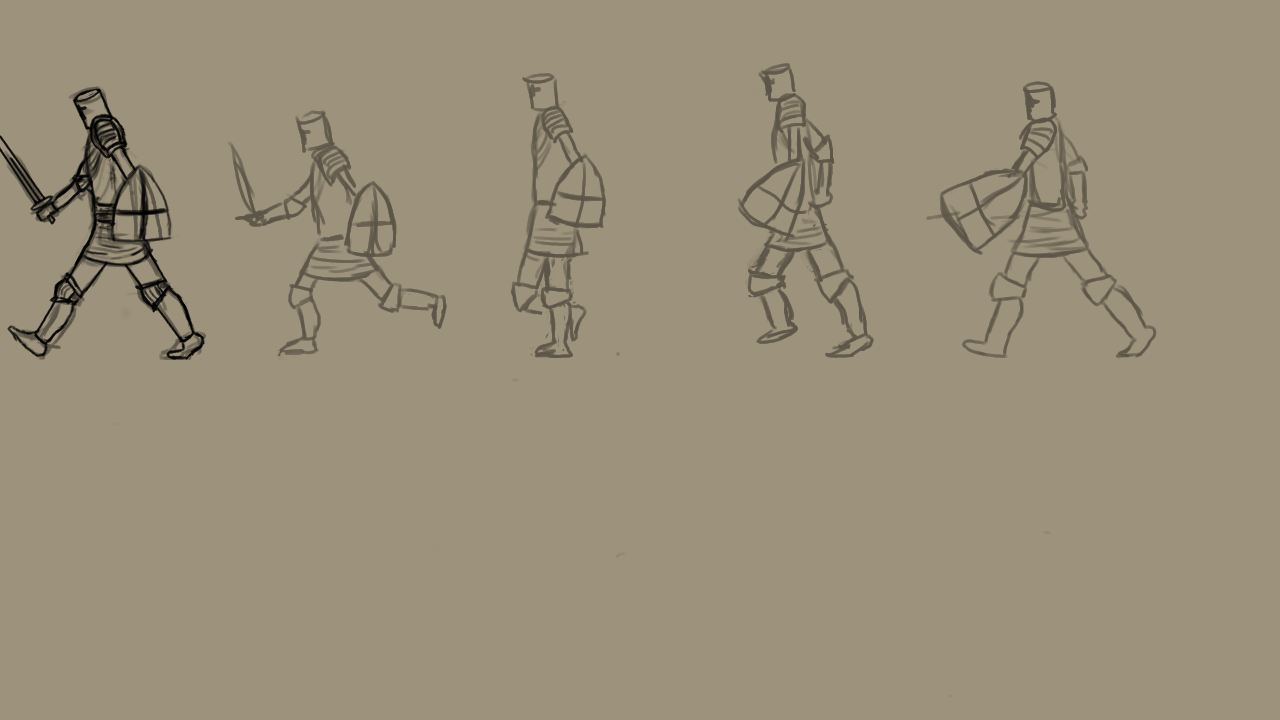
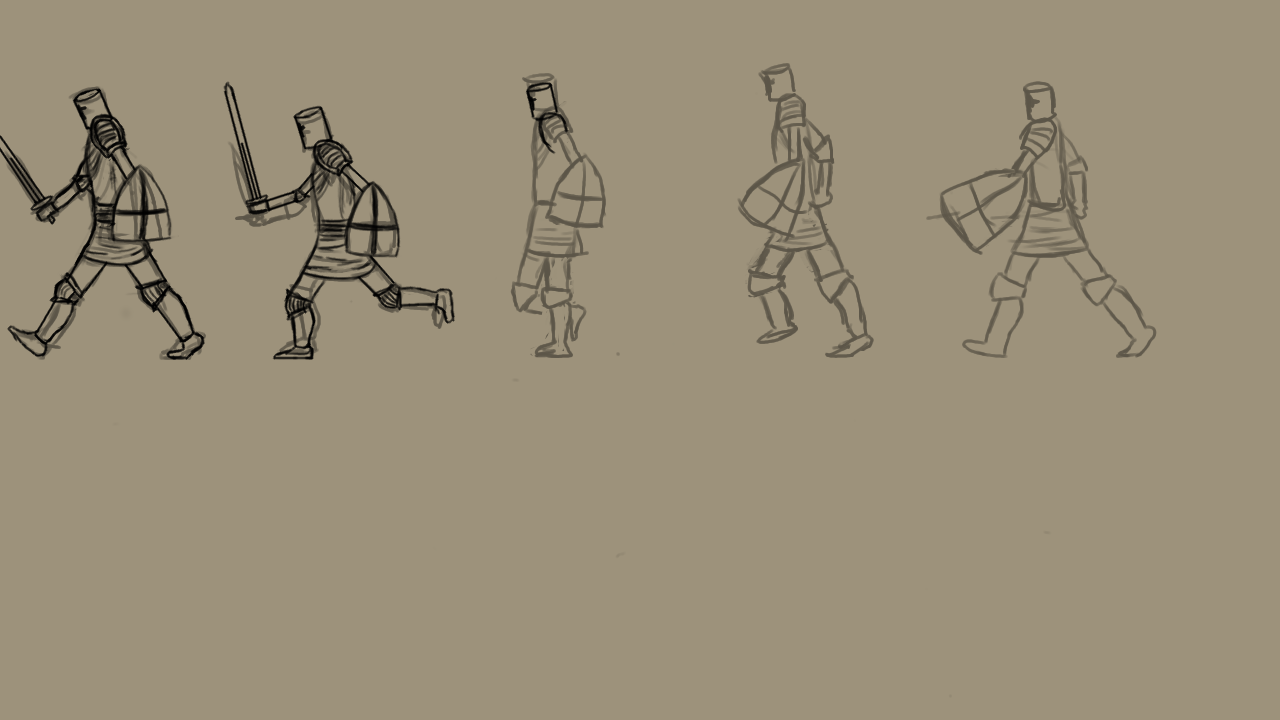
Layered file, before and after one edit (1280 × 720). Changes by layer:
painted on "Layer #6" over [223, 81, 569, 360]
